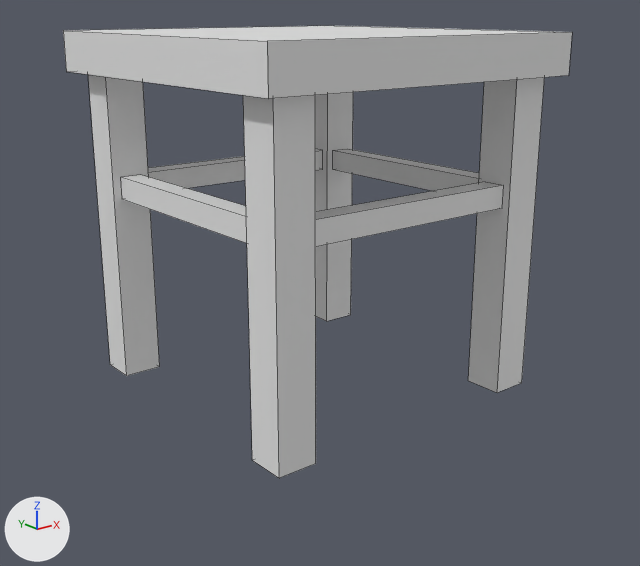
Two versions of the OBJ model modern/models/multidecor_kitchen_modern_wooden_table.obj, one commit apart.
The view is the same before and after, from a 50 mm lens placed at (-3.45, -4.42, 1.4), pointed at (-0.01, -0.12, -0.32). The lights are fixed; the arrows at lower left show +X, +Y and +Z. Mesh edges are drawn as thin lines. Where no turn or scale is listed for an object, it has been applied to the vertices.

Script lines for the objects in view, before the commit:
```python
me_cube = bpy.data.meshes.new('Cube')
me_cube.from_pydata(...)  # 72 vertices, 42 faces; spans x -1.1..1.1, y -1.1..1.1, z -1.0..1.25
ob_cube = bpy.data.objects.new('Cube', me_cube)
ob_cube.location = (0.0, 0.0, 0.0)
```
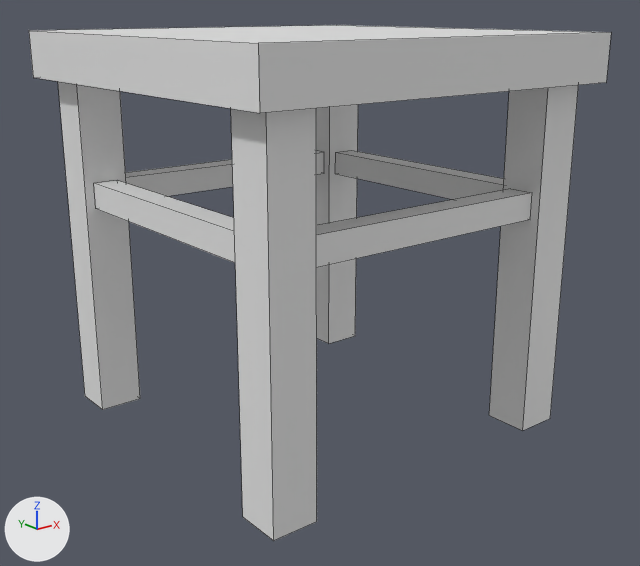
Patch to the scene script:
```diff
--- a/modern/models/multidecor_kitchen_modern_wooden_table.obj.py
+++ b/modern/models/multidecor_kitchen_modern_wooden_table.obj.py
@@ me_cube @@
 me_cube.from_pydata(...)  # 72 vertices, 42 faces; spans x -1.1..1.1, y -1.1..1.1, z -1.0..1.25
 # used by ob_cube; location = (0.0, 0.0, 0.0)
+# me_cube part 1: the loose piece of 8 vertices spanning x -1.1..1.1, y -1.1..1.1, z 1.0..1.25 is scaled about its middle by (1.14, 1.14, 1.16), then moved by (0.0, 0.0, -0.02)
+# me_cube part 2: the loose piece of 8 vertices spanning x 0.75..1.0, y 0.75..1.0, z -1.0..1.0 is scaled about its middle by (1.14, 1.14, 1.11), then moved by (0.13, 0.13, -0.14)
+# me_cube part 3: the loose piece of 8 vertices spanning x -1.0..-0.75, y 0.75..1.0, z -1.0..1.0 is scaled about its middle by (1.14, 1.14, 1.11), then moved by (-0.13, 0.13, -0.14)
+# me_cube part 4: the loose piece of 8 vertices spanning x -1.0..-0.75, y -1.0..-0.75, z -1.0..1.0 is scaled about its middle by (1.14, 1.14, 1.1), then moved by (-0.13, -0.13, -0.14)
+# me_cube part 5: the loose piece of 8 vertices spanning x 0.75..1.0, y -1.0..-0.75, z -1.0..1.0 is scaled about its middle by (1.14, 1.14, 1.1), then moved by (0.13, -0.13, -0.14)
+# me_cube part 6: the loose piece of 8 vertices spanning x -0.75..0.75, y 0.8..0.95, z 0.21..0.36 is scaled about its middle by (1.14, 1.14, 1.15), then moved by (0.0, 0.13, -0.05)
+# me_cube part 7: the loose piece of 8 vertices spanning x -0.95..-0.8, y -0.75..0.75, z 0.21..0.36 is scaled about its middle by (1.14, 1.14, 1.15), then moved by (-0.13, 0.0, -0.05)
+# me_cube part 8: the loose piece of 8 vertices spanning x -0.75..0.75, y -0.95..-0.8, z 0.21..0.36 is scaled about its middle by (1.14, 1.14, 1.15), then moved by (0.0, -0.13, -0.05)
+# me_cube part 9: the loose piece of 8 vertices spanning x 0.8..0.95, y -0.75..0.75, z 0.21..0.36 is scaled about its middle by (1.14, 1.14, 1.15), then moved by (0.13, 0.0, -0.05)
```

Where the change shows, as pixel boxes (x1, y1, x2, y2) in the pictures (640 x 566 px; the box of a moved part takes in the faces that stretch with it):
'Cube', reshaped (14% wider, 14% taller)
    before: (63, 26, 572, 478)
    after: (29, 25, 611, 541)
part 1 of me_cube, moved or reshaped
    before: (63, 26, 572, 98)
    after: (29, 25, 611, 113)
part 2 of me_cube, moved or reshaped
    before: (315, 92, 353, 321)
    after: (316, 104, 358, 343)
part 3 of me_cube, moved or reshaped
    before: (88, 74, 159, 376)
    after: (58, 81, 140, 410)
part 4 of me_cube, moved or reshaped
    before: (243, 95, 316, 478)
    after: (231, 108, 317, 541)
part 5 of me_cube, moved or reshaped
    before: (468, 77, 544, 393)
    after: (489, 85, 578, 431)
part 6 of me_cube, moved or reshaped
    before: (148, 149, 323, 188)
    after: (125, 151, 324, 196)
part 7 of me_cube, moved or reshaped
    before: (121, 175, 247, 243)
    after: (94, 180, 235, 263)
part 8 of me_cube, moved or reshaped
    before: (316, 182, 503, 247)
    after: (317, 189, 532, 267)
part 9 of me_cube, moved or reshaped
    before: (333, 149, 479, 191)
    after: (335, 150, 504, 199)
